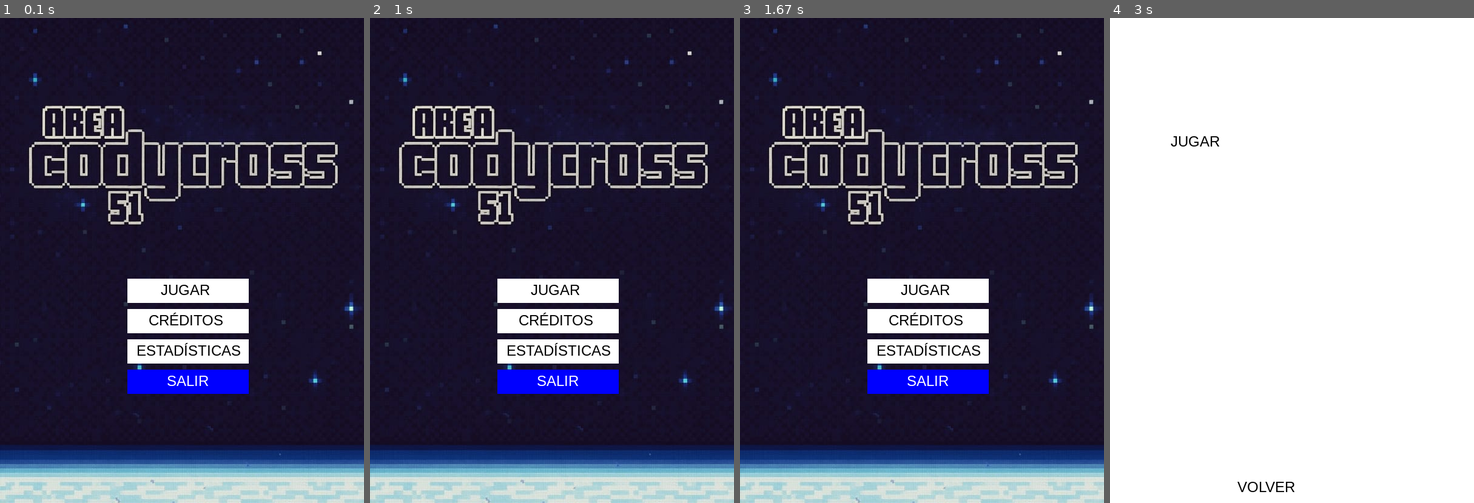
Above: before the commit, frames 1-4 (left to right).
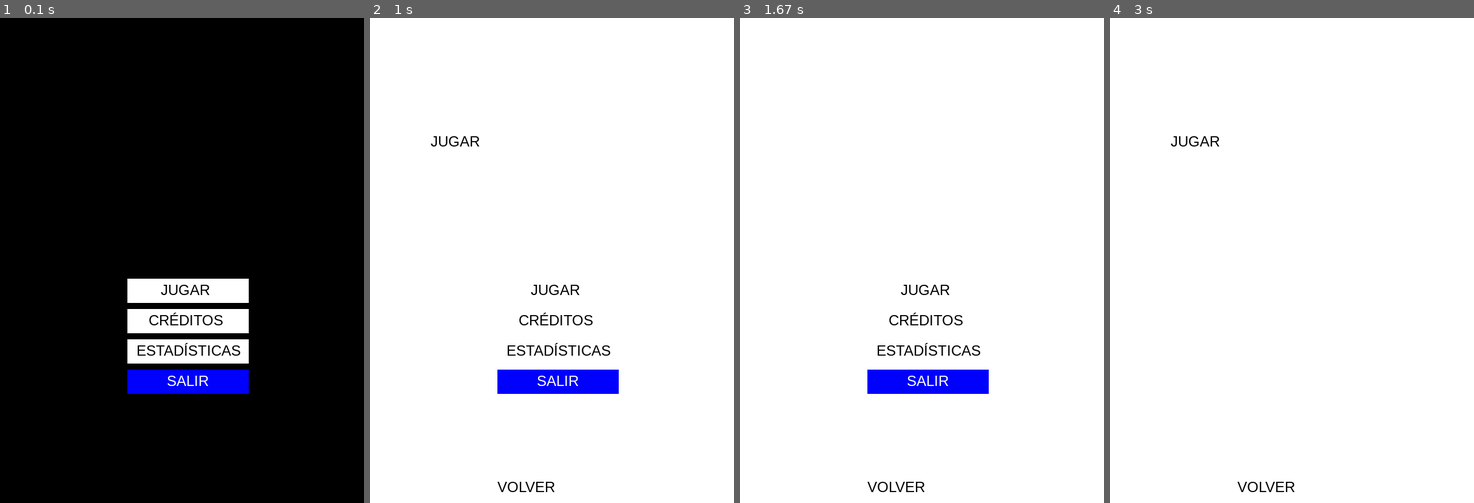
Above: after the commit, the same moments.

Repository: MatiasSolorza-116/pygame
Game: pygame game, started from main.py
Same seed, same stepped clock (60 frames per second), same inputs: the game is played once before the commit and once after it.
Inputs (mouse positions are in pixels of both pictures, inside the frame that each line leads up to):
- Up to frame 1 (0.1 s): no input
- Up to frame 2 (1 s): click (537, 279) at 0.38 s; click "VOLVER" at 0.72 s
- Up to frame 3 (1.67 s): click "ESTADÍSTICAS" at 1.05 s; click "VOLVER" at 1.38 s
- Up to frame 4 (3 s): click "JUGAR" at 1.72 s

The runs differ from the first frame. In frame 1, 92% of the frame differs, in the area x 0-100%, y 0-100%; in frame 2, 93%; in frame 3, 93%; in frame 4, nothing differs.

Commit message:
pygame sin imagenes

Diff:
--- a/botones_menu.py
+++ b/botones_menu.py
@@ -1,31 +1,29 @@
+import otro as o
 
-
-ALTO = 800
-ANCHO = 600
 
 # boton play (medidas,posicion,fuentes)
 rec_play_alto = 40
 rec_play_ancho = 200
-rec_play_y = (ALTO / 2) - (rec_play_alto / 2)
-rec_play_x = (ANCHO / 2) - (rec_play_ancho / 2)
+rec_play_y = (o.ALTO / 2) - (rec_play_alto / 2)
+rec_play_x = (o.ANCHO / 2) - (rec_play_ancho / 2)
 boton_jugar = (rec_play_x + 10, rec_play_y + 50, rec_play_ancho, rec_play_alto)
 
 # boton creditos
 rec_creditos_alto = 40
 rec_creditos_ancho = 200
-rec_creditos_x = (ALTO / 2) - (rec_creditos_ancho / 2)
-rec_creditos_y = (ANCHO / 2) - (rec_creditos_alto / 2)
+rec_creditos_x = (o.ALTO / 2) - (rec_creditos_ancho / 2)
+rec_creditos_y = (o.ANCHO / 2) - (rec_creditos_alto / 2)
 boton_creditos = (rec_creditos_x - 90, rec_creditos_y + 200  , rec_creditos_ancho, rec_creditos_alto)
 
 # boton estadisticas
 rec_estad_alto = 40
 rec_estad_ancho = 200
-rec_estad_y = (ALTO / 2) - (rec_estad_alto / 2)
-rec_estad_x = (ANCHO / 2) - (rec_estad_ancho / 2)
+rec_estad_y = (o.ALTO / 2) - (rec_estad_alto / 2)
+rec_estad_x = (o.ANCHO / 2) - (rec_estad_ancho / 2)
 boton_estadisticas = (rec_estad_x + 10, rec_estad_y + 150, rec_estad_ancho, rec_estad_alto)
 # boton salir
 rec_salir_alto = 40
 rec_salir_ancho = 200
-rec_salir_y = (ALTO / 2) - (rec_play_alto / 2)
-rec_salir_x = (ANCHO / 2) - (rec_play_ancho / 2)
+rec_salir_y = (o.ALTO / 2) - (rec_play_alto / 2)
+rec_salir_x = (o.ANCHO / 2) - (rec_play_ancho / 2)
 boton_salir = (rec_salir_x + 10, rec_salir_y + 200, rec_salir_ancho, rec_salir_alto)
--- a/main.py
+++ b/main.py
@@ -6,14 +6,14 @@
 pygame.mixer.init()
 pygame.font.init()
 
-pantalla = pygame.display.set_mode((bm.ANCHO, bm.ALTO))
+pantalla = pygame.display.set_mode((o.ANCHO, o.ALTO))
 pygame.display.set_caption("AREA-Codycross-51 (Santiago Albertavicius, Matias Solorza)")
 
 # fuente
 fuente = pygame.font.SysFont("arial", 24)
 
 #boton volver
-boton_volver_rect = pygame.Rect(bm.ANCHO - 400, bm.ALTO - 50, 600, 40)
+boton_volver_rect = pygame.Rect(o.ANCHO - 400, o.ALTO - 50, 600, 40)
 
 
 # musica y sonido
@@ -53,20 +53,11 @@
 
 
 # fondos
-fondo_credito = pygame.image.load("credit.png")
-fondo_credito = pygame.transform.scale(fondo_credito, (bm.ANCHO, bm.ALTO))
+#fondo_credito = pygame.image.load("credit.png")
+#fondo_credito = pygame.transform.scale(fondo_credito, (o.ANCHO, o.ALTO))
 
 #fondo animado menu
 
-CANT_FONDOS = 69  # <- cantidad fija de imágenes
-fondos = []
-for i in range(CANT_FONDOS):
-    imagen = pygame.image.load(f"lla {i}.jpg")
-    imagen = pygame.transform.scale(imagen, (bm.ANCHO, bm.ALTO))
-    fondos.append(imagen)
-
-fondo_index = 0
-contador = 0
 reloj = pygame.time.Clock()
 estado = "menu"
 
@@ -105,13 +96,7 @@
 
     if estado == "menu":
     # Mostrar fondo animado
-        pantalla.blit(fondos[fondo_index], (0, 0))
-        contador += 1
-        if contador >= 69:
-            contador = 0
-        fondo_index += 1
-        if fondo_index >= CANT_FONDOS:
-            fondo_index = 0
+
 
         # play (funcion de rectangulo, y texto)
         pygame.draw.rect(pantalla, o.BLANCO,(bm.rec_play_x + 10, bm.rec_play_y + 50, bm.rec_play_ancho, bm.rec_play_alto))
@@ -142,4 +127,4 @@
         mostrar_pantalla_estadisticas ("nashe")
 
     pygame.display.update()
-    reloj.tick(30)
+    reloj.tick(60)
Binary file removed: credit.png
Binary file removed: lla 0.jpg
Binary file removed: lla 1.jpg
Binary file removed: lla 10.jpg
Binary file removed: lla 11.jpg
Binary file removed: lla 12.jpg
Binary file removed: lla 13.jpg
Binary file removed: lla 14.jpg
Binary file removed: lla 15.jpg
Binary file removed: lla 16.jpg
Binary file removed: lla 17.jpg
Binary file removed: lla 18.jpg
(and 58 more such lines)
